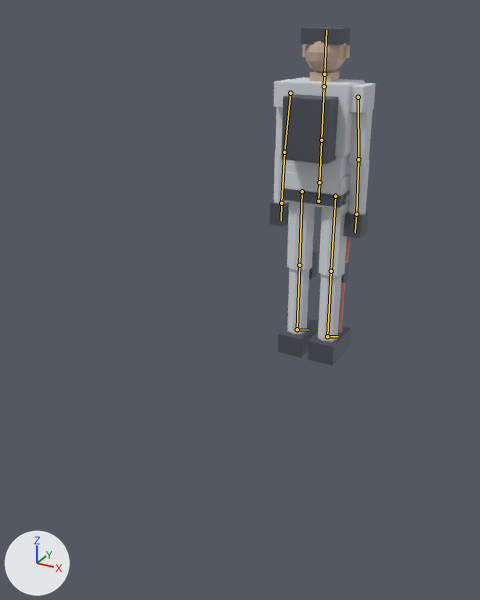
A saved change to the Blender file 3d/assets/models/char_crew_lowpoly.blend.
Rendered twice from a 50 mm lens placed at (1.29, -3.22, 1.84), pointed at (-0.03, -0.81, 0.63). Every picture has the same lights, and +X, +Y and +Z are marked at lower left. The picture after the commit comes second. The bones that bend it are drawn over the model as lines.

The first picture shows 'crew_body'.
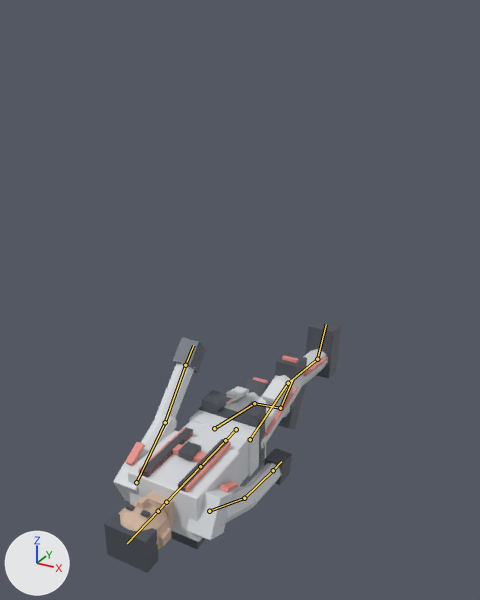
The newer file adds an action. The first version stands in its rest pose; the second is drawn at frame 14 of the action 'down'.

Location of each change, (x1, y1, x2, y2) in pixels of the pictures (480 x 600 px):
```json
{"object": "crew_body", "change": "posed", "before": [270, 27, 376, 366], "after": [104, 321, 341, 573], "on screen": "122% wider, 26% shorter"}
{"bone": "upper_arm.L", "before": "(358, 97) to (358, 159)", "after": "(209, 511) to (244, 498)"}
{"bone": "forearm.L", "before": "(358, 159) to (356, 214)", "after": "(244, 498) to (273, 470)"}
{"bone": "upper_arm.R", "before": "(290, 93) to (284, 152)", "after": "(136, 482) to (165, 422)"}
{"bone": "forearm.R", "before": "(284, 152) to (281, 203)", "after": "(165, 422) to (185, 365)"}
{"bone": "thigh.L", "before": "(335, 196) to (331, 271)", "after": "(250, 439) to (288, 383)"}
{"bone": "shin.L", "before": "(331, 271) to (327, 336)", "after": "(288, 383) to (317, 359)"}
{"bone": "thigh.R", "before": "(302, 191) to (299, 265)", "after": "(214, 428) to (254, 403)"}
{"bone": "shin.R", "before": "(299, 265) to (297, 329)", "after": "(254, 403) to (280, 408)"}
```

Edits to the scene script, one JSON object a line:
```json
{"block": "bone_root", "where": "bone_root = bpy.data.objects['crew_rig'].pose.bones['root']"}
{"op": "set", "path": "bone_root.rotation_euler", "old": "(0.0, 0.0, 0.0)", "new": "(1.571, 0.0, 0.0)", "note": "degrees (0, 0, 0) -> degrees (90, 0, 0)"}
{"block": "bone_upper_arm_l", "where": "bone_upper_arm_l = bpy.data.objects['crew_rig'].pose.bones['upper_arm.L']  # child of 'chest'"}
{"op": "set", "path": "bone_upper_arm_l.rotation_euler", "old": "(0.0, 0.0, 0.0)", "new": "(-0.454, 0.0, 0.0)", "note": "degrees (0, 0, 0) -> degrees (-26, 0, 0)"}
{"block": "bone_forearm_l", "where": "bone_forearm_l = bpy.data.objects['crew_rig'].pose.bones['forearm.L']  # child of 'upper_arm.L'"}
{"op": "set", "path": "bone_forearm_l.rotation_euler", "old": "(0.0, 0.0, 0.0)", "new": "(0.297, 0.0, 0.0)", "note": "degrees (0, 0, 0) -> degrees (17, 0, 0)"}
{"block": "bone_upper_arm_r", "where": "bone_upper_arm_r = bpy.data.objects['crew_rig'].pose.bones['upper_arm.R']  # child of 'chest'"}
{"op": "set", "path": "bone_upper_arm_r.rotation_euler", "old": "(0.0, 0.0, 0.0)", "new": "(0.454, 0.0, 0.0)", "note": "degrees (0, 0, 0) -> degrees (26, 0, 0)"}
{"block": "bone_forearm_r", "where": "bone_forearm_r = bpy.data.objects['crew_rig'].pose.bones['forearm.R']  # child of 'upper_arm.R'"}
{"op": "set", "path": "bone_forearm_r.rotation_euler", "old": "(0.0, 0.0, 0.0)", "new": "(0.297, 0.0, 0.0)", "note": "degrees (0, 0, 0) -> degrees (17, 0, 0)"}
{"block": "bone_thigh_l", "where": "bone_thigh_l = bpy.data.objects['crew_rig'].pose.bones['thigh.L']  # child of 'hips'"}
{"op": "set", "path": "bone_thigh_l.rotation_euler", "old": "(0.0, 0.0, 0.0)", "new": "(0.227, 0.0, 0.0)", "note": "degrees (0, 0, 0) -> degrees (13, 0, 0)"}
{"block": "bone_shin_l", "where": "bone_shin_l = bpy.data.objects['crew_rig'].pose.bones['shin.L']  # child of 'thigh.L'"}
{"op": "set", "path": "bone_shin_l.rotation_euler", "old": "(0.0, 0.0, 0.0)", "new": "(-0.349, 0.0, 0.0)", "note": "degrees (0, 0, 0) -> degrees (-20, 0, 0)"}
{"block": "bone_thigh_r", "where": "bone_thigh_r = bpy.data.objects['crew_rig'].pose.bones['thigh.R']  # child of 'hips'"}
{"op": "set", "path": "bone_thigh_r.rotation_euler", "old": "(0.0, 0.0, 0.0)", "new": "(-0.227, 0.0, 0.0)", "note": "degrees (0, 0, 0) -> degrees (-13, 0, 0)"}
{"block": "bone_shin_r", "where": "bone_shin_r = bpy.data.objects['crew_rig'].pose.bones['shin.R']  # child of 'thigh.R'"}
{"op": "set", "path": "bone_shin_r.rotation_euler", "old": "(0.0, 0.0, 0.0)", "new": "(-0.349, 0.0, 0.0)", "note": "degrees (0, 0, 0) -> degrees (-20, 0, 0)"}
```
